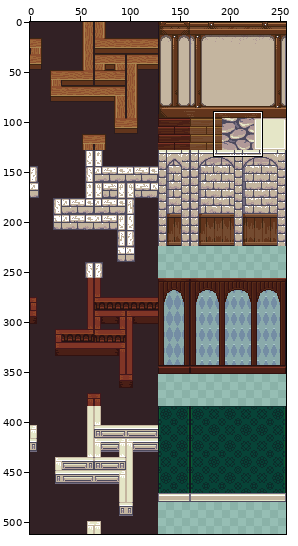
Sprite sheet: trimmings.png. Above, an overview of the earlier version with the close-up marked.
Close-up. The starting point:
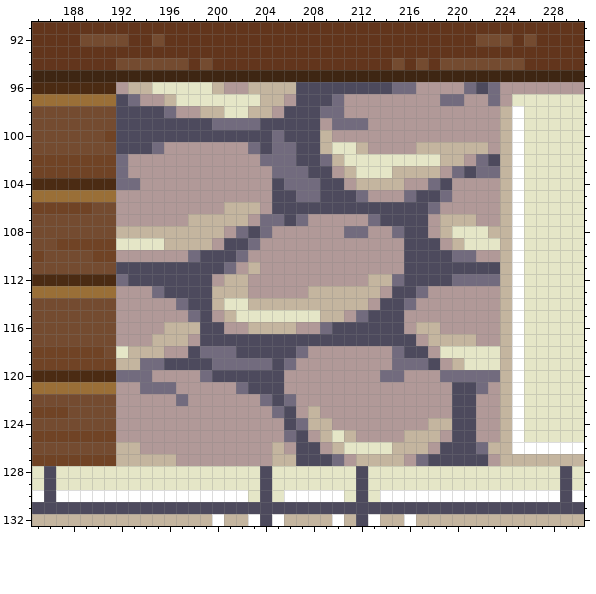
The file is 256x512 pixels. Colours within 5 levels of each other are drawn and written as one. Shown: x 185..230, y 91..132.
New version:
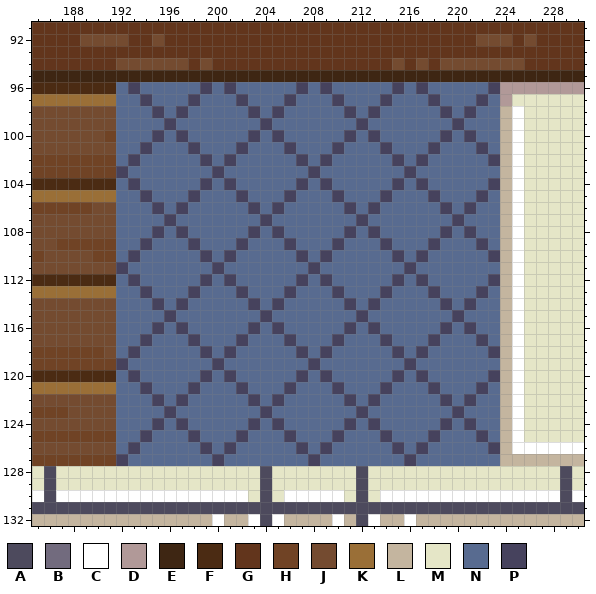
Palette (. is transparent): A #4d4a5d  B #726b7e  C #ffffff  D #b19998  E #3e2613  F #4b2b13  G #62351c  H #704325  J #744b30  K #9a6f37  L #c4b59f  M #e5e6c7  N #586b90  P #46425d
From old to new:
y 96: x 192..223 DLLMMMMMLDDLLLLAAAAAAAABBDDDDBAB -> NPNNNNNPNPNNNNNPNPNNNNNPNPNNNNNP
y 97: x 192..223 ABDDLMMMMMMMLLDAAABDDDDDDDDBBDDB -> NNPNNNPNNNPNNNPNNNPNNNPNNNPNNNPN
y 98: x 192..223 AAAABDDLLMMLLDAAABBDDDDDDDDDDDDD -> NNNPNPNNNNNPNPNNNNNPNPNNNNNPNPNN
y 99: x 192..223 AAAAAAAABBBBAAAAADBBBDDDDDDDDDDD -> NNNNPNNNNNNNPNNNNNNNPNNNNNNNPNNN
y 100: x 192..223 AAAAAAAAAAAAABAAALDDDDDDDDDDDDDD -> NNNPNPNNNNNPNPNNNNNPNPNNNNNPNPNN
y 101: x 192..223 AAABDDDDDDDBABBAALMMLDDDDLLLLLLD -> NNPNNNPNNNPNNNPNNNPNNNPNNNPNNNPN
y 102: x 192..223 BDDDDDDDDDDDBBBAABLMMMMMMMMLLDBA -> NPNNNNNPNPNNNNNPNPNNNNNPNPNNNNNP
y 103: x 192..223 BDDDDDDDDDDDDBBBAADLMMMLLLLDBABB -> PNNNNNNNPNNNNNNNPNNNNNNNPNNNNNNN
y 104: x 192..223 BBDDDDDDDDDDDABBBAADLLLLDDBADDDD -> NPNNNNNPNPNNNNNPNPNNNNNPNPNNNNNP
y 105: x 192..223 DDDDDDDDDDDDDAABBAAABDDDBAABDDDD -> NNPNNNPNNNPNNNPNNNPNNNPNNNPNNNPN
y 106: x 192..223 DDDDDDDDDLLLDAAAAAAAAAAAAABDDDDD -> NNNPNPNNNNNPNPNNNNNPNPNNNNNPNPNN
y 107: x 192..223 DDDDDDLLLLLDBBABDDDDDBAAAADLLLDD -> NNNNPNNNNNNNPNNNNNNNPNNNNNNNPNNN
y 108: x 192..223 LLLLLLLLLDBABDDDDDDBBDDBAADLMMML -> NNNPNPNNNNNPNPNNNNNPNPNNNNNPNPNN
y 109: x 192..223 MMMMLLLLDAABDDDDDDDDDDDDAAADLMMM -> NNPNNNPNNNPNNNPNNNPNNNPNNNPNNNPN
y 110: x 192..223 DDDDDDBAAABDDDDDDDDDDDDDAAAABBDD -> NPNNNNNPNPNNNNNPNPNNNNNPNPNNNNNP
y 111: x 192..223 AAAAAAAAABDLDDDDDDDDDDDDAAAAAAAA -> PNNNNNNNPNNNNNNNPNNNNNNNPNNNNNNN
y 112: x 192..223 BAAAAAAADLLDDDDDDDDDDLLBAAAABBBB -> NPNNNNNPNPNNNNNPNPNNNNNPNPNNNNNP
y 113: x 192..223 DDDBAAAALLLDDDDDLLLLLLDAABDDDDDD -> NNPNNNPNNNPNNNPNNNPNNNPNNNPNNNPN
y 114: x 192..223 DDDDDBAALMMLLLLLLLLLLDAABDDDDDDD -> NNNPNPNNNNNPNPNNNNNPNPNNNNNPNPNN
y 115: x 192..223 DDDDDDBADLMMMMMMMLLDBAAADDDDDDDD -> NNNNPNNNNNNNPNNNNNNNPNNNNNNNPNNN
y 116: x 192..223 DDDDLLLAADDLLLLDDBAAAAAADLLDDDDD -> NNNPNPNNNNNPNPNNNNNPNPNNNNNPNPNN
y 117: x 192..223 DDDLLLDAAAAAAAAAAAAAAAAAADLLLLDD -> NNPNNNPNNNPNNNPNNNPNNNPNNNPNNNPN
y 118: x 192..223 MLLLDDABBBAAAAABDDDDDDDBAADMMMMM -> NPNNNNNPNPNNNNNPNPNNNNNPNPNNNNNP
y 119: x 192..223 LLBBAAAABBBBBABDDDDDDDDBBBADLMMM -> PNNNNNNNPNNNNNNNPNNNNNNNPNNNNNNN
y 120: x 192..223 BBBDDDDBAAAAAADDDDDDDDBBDDDBBBBB -> NPNNNNNPNPNNNNNPNPNNNNNPNPNNNNNP
y 121: x 192..223 DDBBBDDDDDBAAADDDDDDDDDDDDDDAABD -> NNPNNNPNNNPNNNPNNNPNNNPNNNPNNNPN
y 122: x 192..223 DDDDDBDDDDDDBABDDDDDDDDDDDDDAADD -> NNNPNPNNNNNPNPNNNNNPNPNNNNNPNPNN
y 123: x 192..223 DDDDDDDDDDDDDBADLDDDDDDDDDDDAADD -> NNNNPNNNNNNNPNNNNNNNPNNNNNNNPNNN
y 124: x 192..223 DDDDDDDDDDDDDDABLLDDDDDDDDLLAADD -> NNNPNPNNNNNPNPNNNNNPNPNNNNNPNPNN
y 125: x 192..223 DDDDDDDDDDDDDDBADLMLDDDDLLLDAADD -> NNPNNNPNNNPNNNPNNNPNNNPNNNPNNNPN
y 126: x 192..223 LLDDDDDDDDDDDLDAADLMMMMLLLDAAABL -> NPNNNNNPNPNNNNNPNPNNNNNPNPNNNNNP
y 127: x 192..223 LLLLLDDDDDDDDLLAAABDLLLLDBAAAAAD -> PNNNNNNNPNNNNNNNPNNNNNNNPNNNNNNN
Pixel boxes of the changes (left, top, right, bottom) in both close-ups:
changed: (116, 82, 500, 466)
